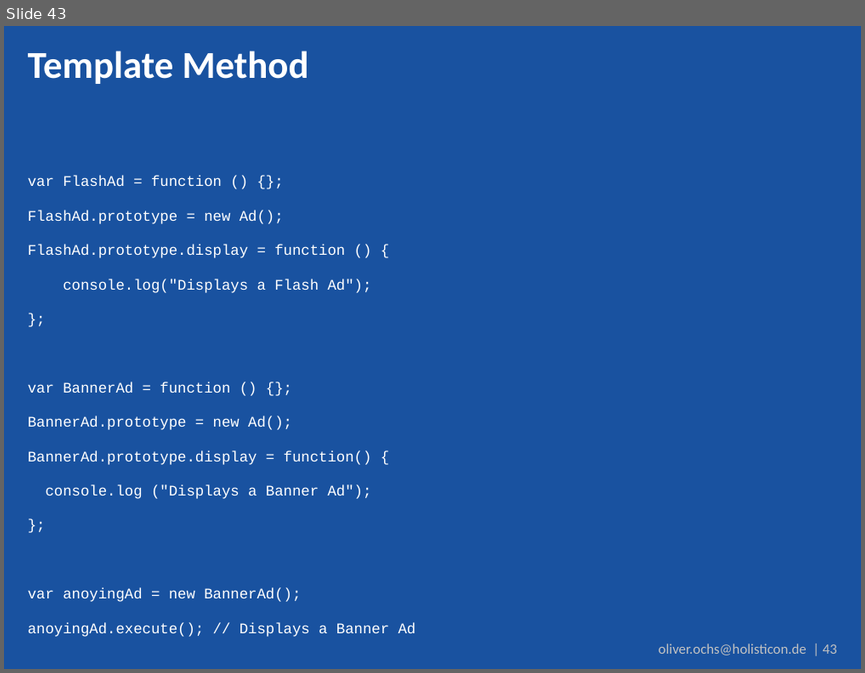
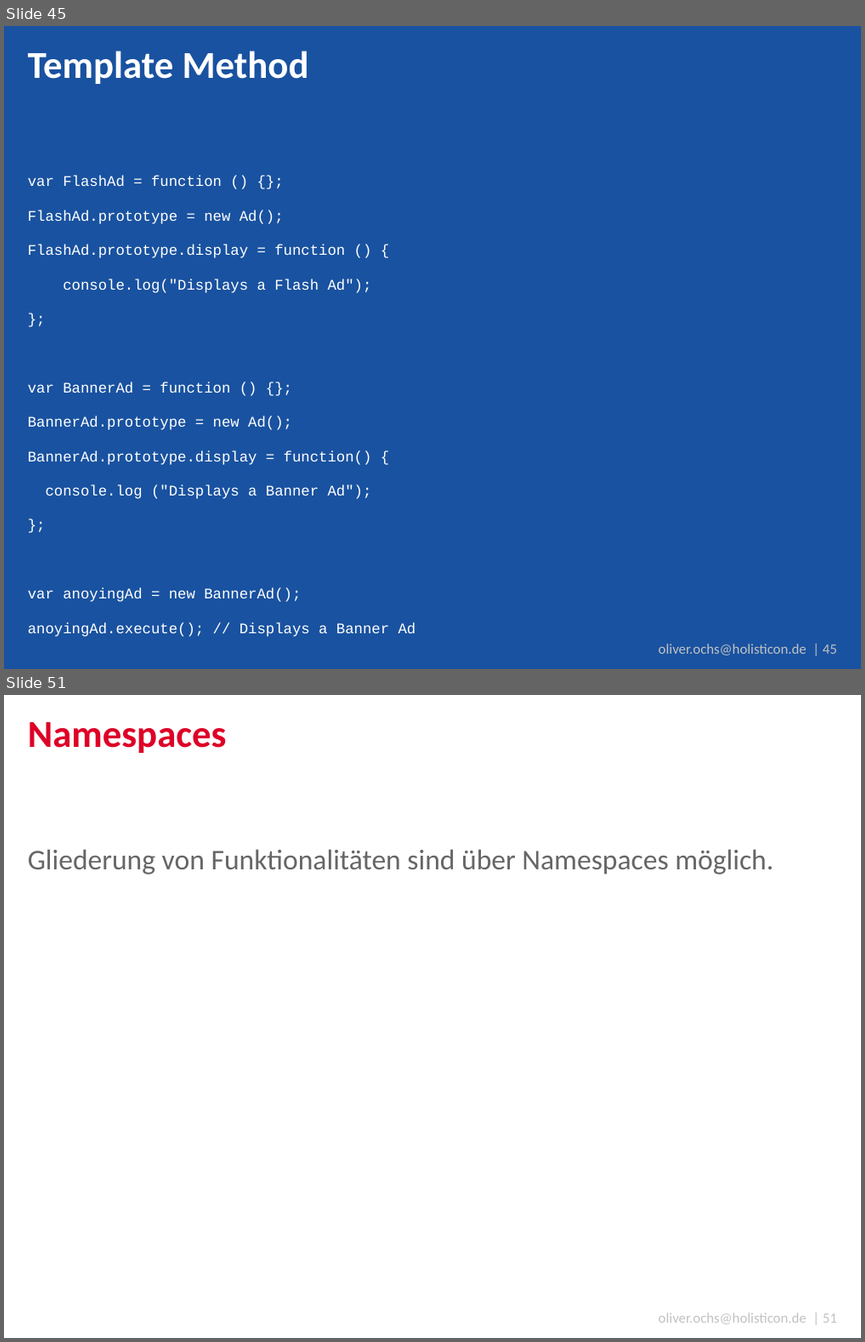
Before and after one commit to simonox/js-workshop, a slide deck: Tag 2.pptx. Shown one above the other, each under a label of ours: slide 43 before the commit, slides 45 and 51 after it; the slides between them are not shown. The pictures are 865x673 and 865x1342 pixels, drawn with LibreOffice and Linux fonts; fonts in the diff are those of the drawing; background and template pictures are left out. Boxes give left, top, right and bottom in pixels: in the first picture for what was removed or moved away, otherwise in the second. Text is boxed around its words. In the diff, an @@ line names an element or a change of style, - is before the commit and + after.

```diff
--- a/Tag 2.pptx
+++ b/Tag 2.pptx
@@ slide 51 added at bbox=[4, 695, 861, 1338], background #FFFFFF; not listed: 1 template element that a slide beside it also shows @@
@@ title added at bbox=[28, 722, 227, 753], 32 pt, text #DE0027, bold @@
+Namespaces
@@ text added at bbox=[28, 849, 773, 874], 24 pt, text #666666 @@
+Gliederung von Funktionalitäten sind über Namespaces möglich.
@@ what was slide 43 is now slide 45 @@
@@ text at bbox=[658, 643, 837, 655]: text changed @@
-oliver.ochs@holisticon.de | 43
+oliver.ochs@holisticon.de | 45
```
Also in this commit, not shown: 2 slides changed, 15 other slides added.
